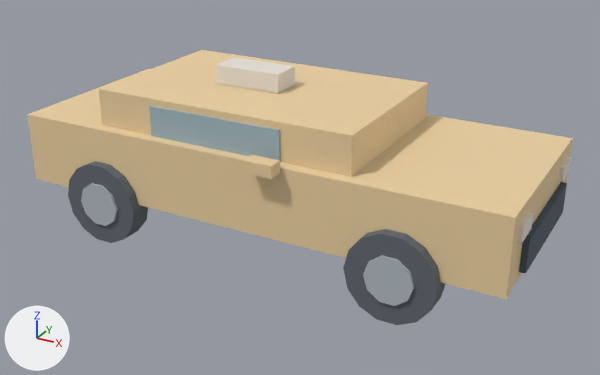
A saved change to the glTF model arte/modelos/turno-cero/vehiculo_taxi.glb.
Both versions are drawn from a 50 mm lens placed at (3.53, -6.22, 3.61), pointed at (0.14, -0.06, 0.53). The axes (+X, +Y, +Z) are drawn at lower left. The lights are the same throughout. The first picture is the older version. Vertices at exactly the same position are counted once.
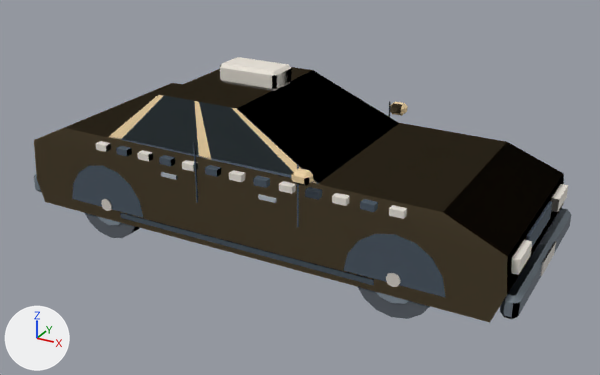
What differs and where, as boxes (x1, y1, x2, y2) in the pictures (600 x 375 px):
'Mesh_0', reshaped
    before: (27, 50, 573, 325)
    after: (34, 57, 571, 322)
part 1 of me_mesh_0, added
    after: (85, 213, 139, 238)
part 2 of me_mesh_0, added
    after: (97, 216, 121, 225)
part 3 of me_mesh_0, added
    after: (101, 199, 112, 211)
part 4 of me_mesh_0, added
    after: (358, 287, 430, 319)
part 5 of me_mesh_0, added
    after: (377, 292, 409, 304)
part 6 of me_mesh_0, added
    after: (386, 273, 401, 287)
part 7 of me_mesh_0, added
    after: (551, 184, 568, 212)
part 8 of me_mesh_0, added
    after: (512, 240, 532, 275)
part 9 of me_mesh_0, added
    after: (527, 201, 552, 247)
part 10 of me_mesh_0, added
    after: (541, 241, 556, 276)
part 11 of me_mesh_0, added
    after: (297, 164, 299, 227)
part 12 of me_mesh_0, added
    after: (258, 194, 277, 203)
part 13 of me_mesh_0, added
    after: (193, 143, 198, 203)
part 14 of me_mesh_0, rebuilt
    before: (27, 69, 573, 299)
    after: (34, 83, 564, 322)
part 15 of me_mesh_0, rebuilt (16% narrower, 8% shorter)
    before: (98, 50, 428, 177)
    after: (122, 67, 399, 184)
part 16 of me_mesh_0, rebuilt
    before: (149, 106, 280, 160)
    after: (109, 95, 318, 184)
part 17 of me_mesh_0, rebuilt (10% narrower)
    before: (216, 57, 295, 93)
    after: (220, 57, 291, 91)
part 18 of me_mesh_0, deleted
    before: (81, 155, 571, 306)
part 19 of me_mesh_0, cut back
    before: (68, 161, 445, 325)
    after: (34, 101, 571, 319)

Diff of the bpy script that builds the scene:
```diff
--- a/arte/modelos/turno-cero/vehiculo_taxi.glb.py
+++ b/arte/modelos/turno-cero/vehiculo_taxi.glb.py
@@ me_mesh_0 @@
-me_mesh_0.from_pydata(...)  # 320 vertices, 552 faces; spans x -2.36..2.38, y -1.05..1.05, z 0.01..1.61
+me_mesh_0.from_pydata(...)  # 772 vertices, 1246 faces; spans x -2.42..2.42, y -1.03..1.03, z 0.0..1.62
+# me_mesh_0 part 1: a new loose piece, a 16-sided cylinder along y spanning x -1.79..-1.09, y -0.9..-0.66, z 0.0..0.7, in mat_material_0
+# me_mesh_0 part 2: a new loose piece, a 12-sided cylinder along y spanning x -1.658..-1.224, y -0.907..-0.895, z 0.133..0.567, in mat_material_0
+# me_mesh_0 part 3: a new loose piece, an 8-sided cylinder along y spanning x -1.505..-1.378, y -0.92..-0.9, z 0.287..0.413, in mat_material_0
+# me_mesh_0 part 4: a new loose piece, a 16-sided cylinder along y spanning x 1.09..1.79, y -0.9..-0.66, z 0.0..0.7, in mat_material_0
+# me_mesh_0 part 5: a new loose piece, a 12-sided cylinder along y spanning x 1.224..1.658, y -0.907..-0.895, z 0.133..0.567, in mat_material_0
+# me_mesh_0 part 6: a new loose piece, an 8-sided cylinder along y spanning x 1.378..1.505, y -0.92..-0.9, z 0.287..0.413, in mat_material_0
+# me_mesh_0 part 7: a new loose piece, a box spanning x 2.24..2.37, y 0.44..0.78, z 0.58..0.7, in mat_material_0
+# me_mesh_0 part 8: a new loose piece, a box spanning x 2.24..2.37, y -0.78..-0.44, z 0.58..0.7, in mat_material_0
+# me_mesh_0 part 9: a new loose piece, a box spanning x 2.265..2.325, y -0.364..0.364, z 0.54..0.7, in mat_material_0
+# me_mesh_0 part 10: a new loose piece, a box spanning x 2.415..2.425, y -0.21..0.21, z 0.3..0.42, in mat_material_0
+# me_mesh_0 part 11: a new loose piece, a box spanning x 0.588..0.6, y -0.919..-0.909, z 0.605..1.155, in mat_material_0
+# me_mesh_0 part 12: a new loose piece, a box spanning x 0.234..0.394, y -0.932..-0.912, z 0.783..0.817, in mat_material_0
+# me_mesh_0 part 13: a new loose piece, a box spanning x -0.405..-0.393, y -0.919..-0.909, z 0.605..1.155, in mat_material_0
+# me_mesh_0 part 14: the loose piece of 8 vertices spanning x -2.33..2.33, y -0.91..0.91, z 0.43..1.09 is rebuilt with 16 vertices and now spans x -2.33..2.33, y -0.91..0.91, z 0.2..1.0
+# me_mesh_0 part 15: the loose piece of 8 vertices spanning x -1.51..1.01, y -0.8..0.8, z 0.96..1.43 is rebuilt with 8 vertices and now spans x -1.44..0.74, y -0.83..0.83, z 0.98..1.43
+# me_mesh_0 part 16: the loose piece of 8 vertices spanning x -0.93..0.37, y -0.82..-0.79, z 1.01..1.37 is rebuilt with 10 vertices and now spans x -1.44..0.74, y -0.84..-0.68, z 0.98..1.43
+# me_mesh_0 part 17: the loose piece of 8 vertices spanning x -0.68..-0.03, y -0.16..0.16, z 1.43..1.61 is rebuilt with 24 vertices and now spans x -0.65..-0.05, y -0.16..0.16, z 1.44..1.62
+# me_mesh_0 part 18: 15 loose pieces with 220 vertices, spanning x -2.36..2.38, y -1.05..1.05, z 0.01..1.3, are deleted
+# me_mesh_0 part 19: 60 vertices removed from x -1.83..1.83, y -1.0..-0.78, z 0.01..0.77; 264 vertices added at x -2.41..2.41, y -1.03..1.03, z 0.24..1.43
+# other edits to the shape of me_mesh_0 do not show in these pictures
 me_mesh_0.materials.append(mat_material_0)
```
